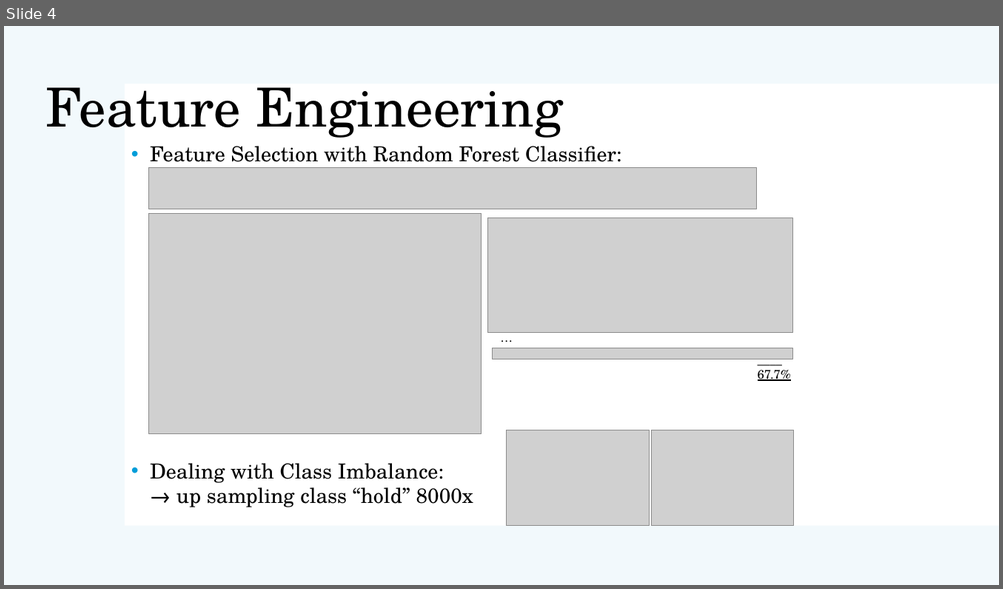
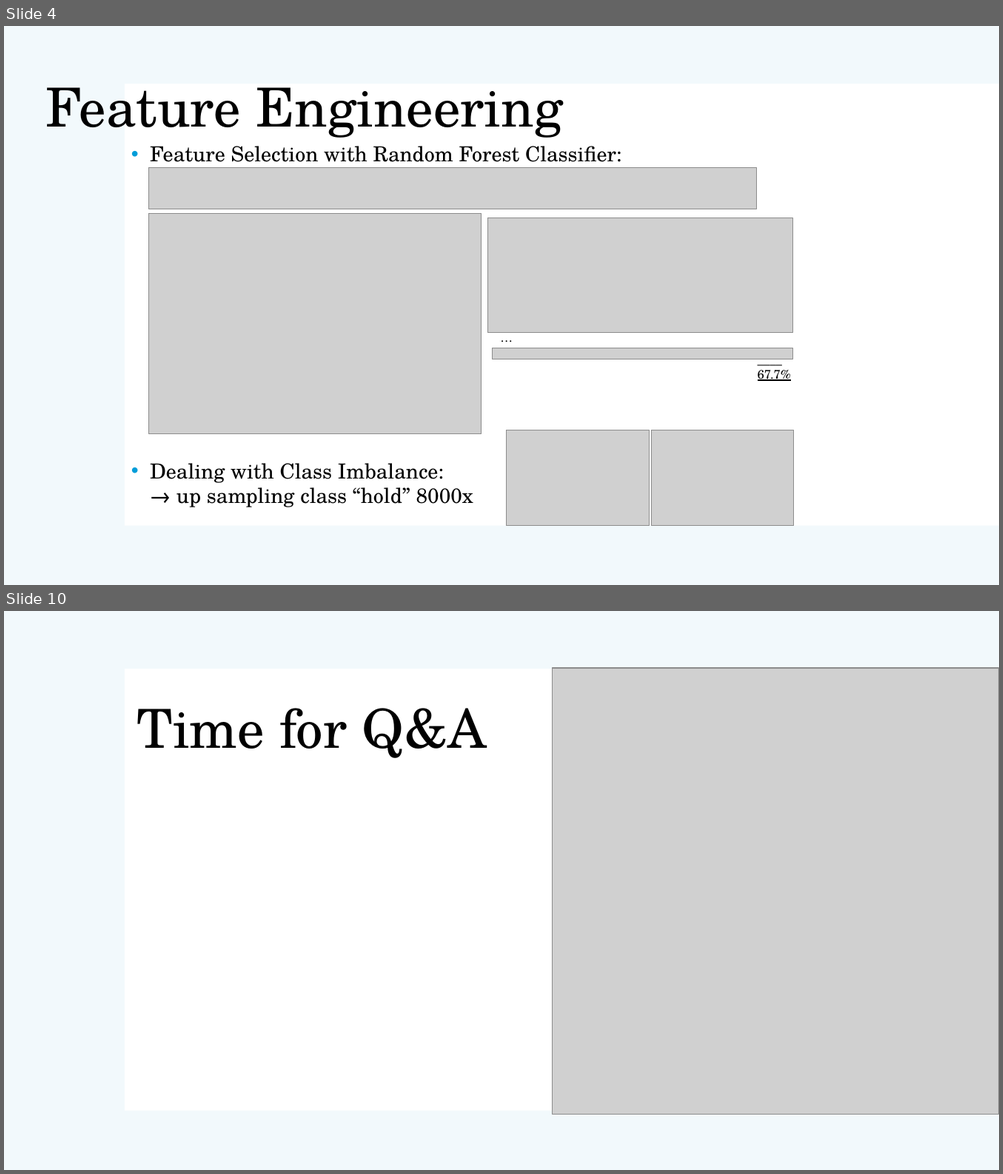
Before and after one commit to AtK42/ML_stonks_2021, a slide deck: Group2_ML_Project_Presentation.pptx. Shown one above the other, each under a label of ours: slide 4 before the commit, slides 4 and 10 after it; the slides between them are not shown. The pictures are 1003x589 and 1003x1174 pixels, drawn with LibreOffice and Linux fonts; fonts in the diff are those of the drawing; grey boxes stand for pictures. Boxes give left, top, right and bottom in pixels: in the first picture for what was removed or moved away, otherwise in the second. Text is boxed around its words. In the diff, an @@ line names an element or a change of style, - is before the commit and + after.

```diff
--- a/Group2_ML_Project_Presentation.pptx
+++ b/Group2_ML_Project_Presentation.pptx
@@ slide 10 added at [4, 611, 999, 1170], background #FFFFFF; not listed: 2 template elements that a slide beside it also shows @@
@@ picture added at [552, 668, 999, 1115] @@
@@ title added at [137, 708, 486, 758], 52 pt, text #000000 @@
+Time for Q&A
```
Also in this commit, not shown: 6 slides changed.
